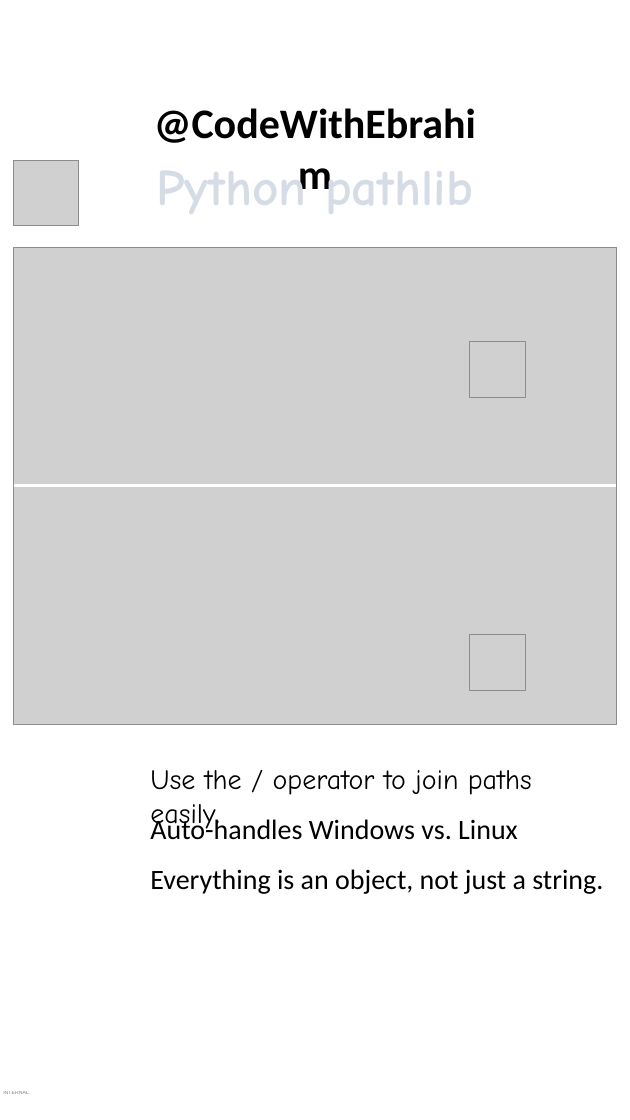
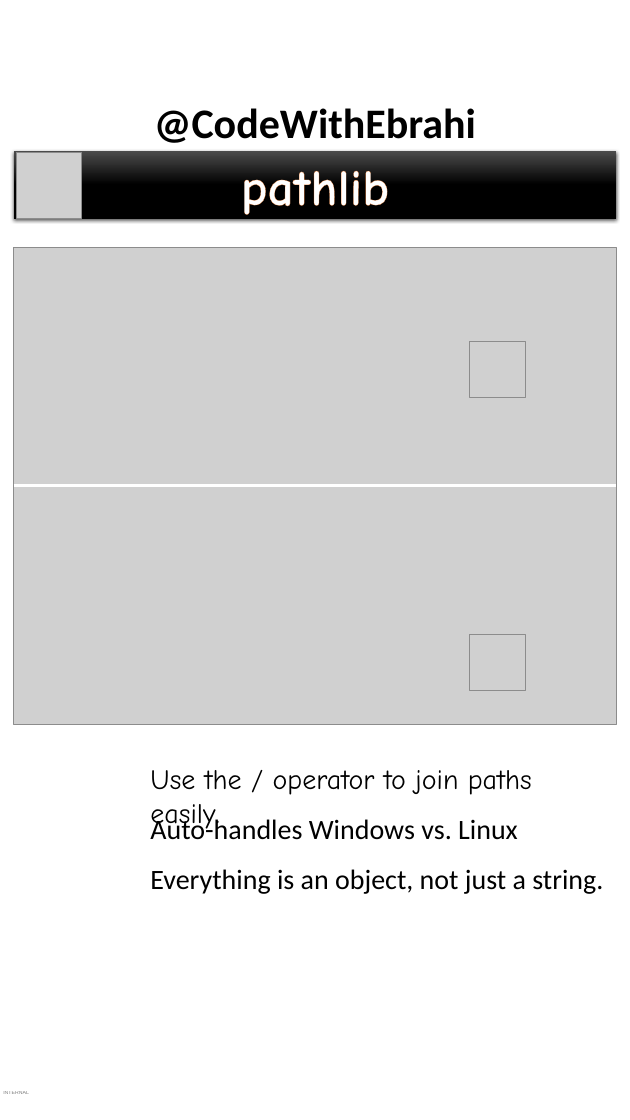
Before and after one commit to ebrahimsalehi1/python_codes, a slide deck: slide 12 of assets/get-ready.pptx. Drawn at 630x1120 pixels with LibreOffice and Linux fonts; fonts in the diff are those of the drawing; grey boxes stand for pictures; background and template pictures are left out. Boxes give left, top, right and bottom in pixels: in the first picture for what was removed or moved away, otherwise in the second. Text is boxed around its words. In the diff, an @@ line names an element or a change of style, - is before the commit and + after.

```diff
--- a/assets/get-ready.pptx
+++ b/assets/get-ready.pptx
@@ rectangle "pathlib" resized from (x1=157, y1=168, x2=473, y2=214) to (x1=13, y1=151, x2=616, y2=219) @@
@@ rectangle "pathlib" at (x1=13, y1=151, x2=616, y2=219): fill none to gradient #4B4B4B to #000000; shadow on @@
@@ picture moved from (x1=13, y1=161, x2=78, y2=226) to (x1=17, y1=153, x2=82, y2=218) @@
@@ text in rectangle at (x1=241, y1=171, x2=389, y2=221): text changed; text colour pattern #44546A on #D6DCE5 to #FFFFFF @@
-Python pathlib
+pathlib
```
Also in this commit, not shown: 2 slides added, 2 slides removed, 7 other files.
